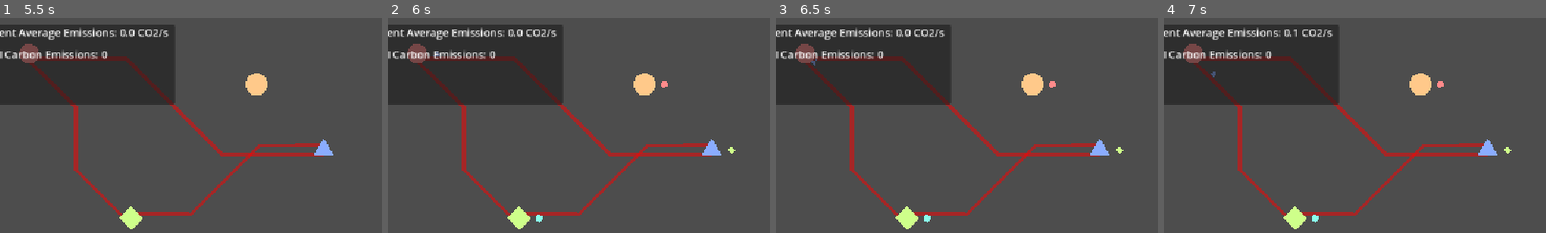
Above: before the commit, frames 1-4 (left to right).
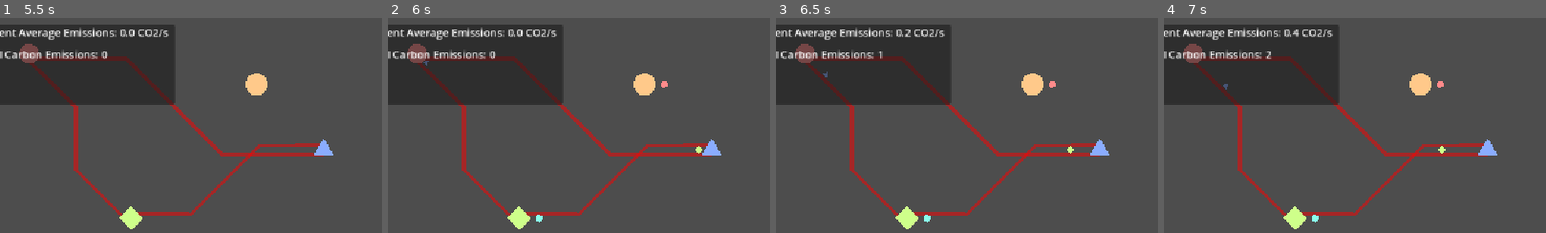
Above: after the commit, the same moments.

Repository: 9thAzure/CarbonCommuter
Game: Godot game, scene res://scenes/ui/menus/mainmenu.tscn
The game is run twice, just before and just after one commit, with the same random seed, the same clock (stepped at 60 frames per second) and the same inputs.
Inputs (mouse positions are % of the whole screen's width and height, from its top left):
- Up to frame 1 (5.5 s): click "Start" at 0.5 s; tap Enter at 1.25, 2.75 s; move the mouse to (72, 45) at 1.27 s; click (72, 45) at 1.42 s; tap Space at 2, 3.5 s; move the mouse to (30, 55) at 2.02 s; click (30, 55) at 2.17 s; move the mouse to (60, 28) at 2.77 s; click (60, 28) at 2.92 s; move the mouse to (45, 70) at 3.52 s; click (45, 70) at 3.67 s; click "Create Line To" at 4.25 s; click "X" at 5 s
- Up to frame 2 (6 s): move the mouse to (80, 65) at 5.77 s; click (80, 65) at 5.92 s
- Up to frame 3 (6.5 s): no input
- Up to frame 4 (7 s): tap Enter at 6.5 s; move the mouse to (20, 35) at 6.52 s; click (20, 35) at 6.67 s
The pictures show only the part of the screen within x 4-54%, y 0-50%; the shares and areas given below are measured in that part.

Frame 1 is identical in both runs. In frame 2, 0.1% of the frame differs, in the area x 9-91%, y 15-64%; in frame 3, 0.2%, in the area x 9-91%, y 5-64%; in frame 4, 0.2%.

Commit message:
Made line moving limited by vehicle count, and buying more vehicles give a carbon cost

Diff:
--- a/menu/popup_manager/line_menu/line_menu.gd
+++ b/menu/popup_manager/line_menu/line_menu.gd
@@ -30,8 +30,9 @@
 func _on_confirm_pressed() -> void:
 	var new_count := %VehicleCountEditor.value as int
 	%VehicleCountEditButton.text = "Vehicles: " + str(new_count)
+	var change := new_count - current_line.vehicles_on_line
 	current_line.vehicles_on_line = new_count
-	# cost?
+	EmissionTracker.total_emitted += max(0, change) * Line.MODE_PROPERTIES[current_line.line_type]["vehicle_cost"]
 
 func _on_cancel_pressed() -> void:
 	%VehicleCountEditor.value = current_line.vehicles_on_line
--- a/passengers/passenger.gd
+++ b/passengers/passenger.gd
@@ -55,7 +55,7 @@
 		var next_line := get_next_connection()
 		if not next_line:
 			time_factor *= 4
-		elif randf() < 0.01:
+		elif not next_line.is_full():
 			time_factor = 0.5
 			var path2d := next_line.path_2d
 			assert(path2d is Path2D)
@@ -63,6 +63,8 @@
 			direction = 1 if is_same(next_line.station2, path[0][0]) else -1
 			@warning_ignore("integer_division")
 			progress_ratio = (-direction + 1) / 2
+		else:
+			time_factor *= 2
 
 		if randf() < 0.01:
 			recalculate_path()
--- a/transport/line/line.gd
+++ b/transport/line/line.gd
@@ -40,6 +40,7 @@
 @onready
 var path_2d: Path2D = $"Path2D"
 
+func is_full() -> bool: return path_2d.get_child_count() >= vehicles_on_line
 
 const MODE_PROPERTIES := {
 	LineType.BUS: {
@@ -47,6 +48,7 @@
 		"cost_multiplier": 1.0,
 		"speed_multiplier": 1.0,
 		"max_vehicles" : 15,
+		"vehicle_cost" : 10,
 		"color": Color.RED
 	},
 	LineType.METRO: {
@@ -54,6 +56,7 @@
 		"cost_multiplier": 3.0,      # But expensive to build
 		"speed_multiplier": 2.0,     # And faster
 		"max_vehicles": 5,
+		"vehicle_cost" : 10,
 		"color": Color.BLUE
 	},
 	LineType.BIKE: {
